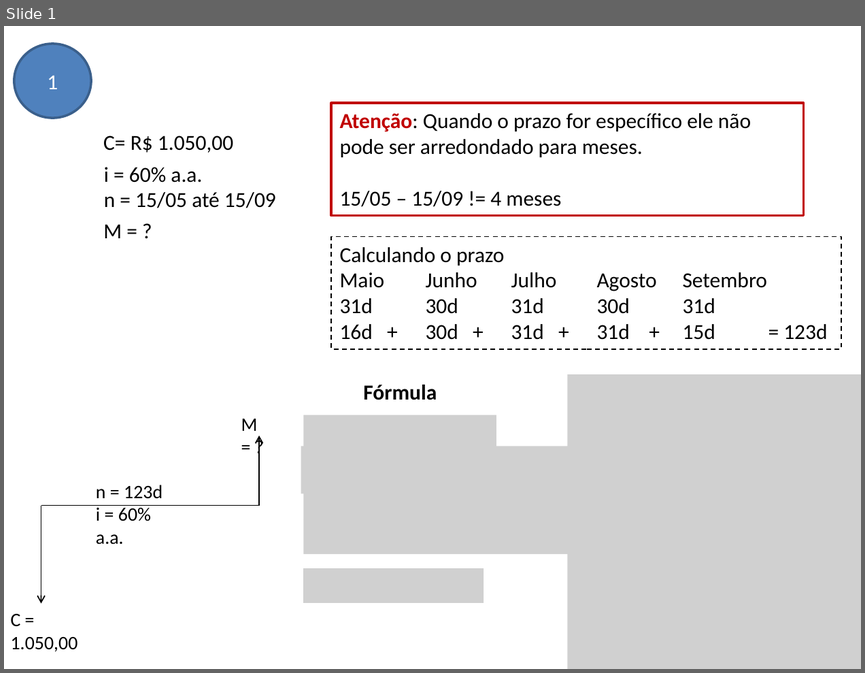
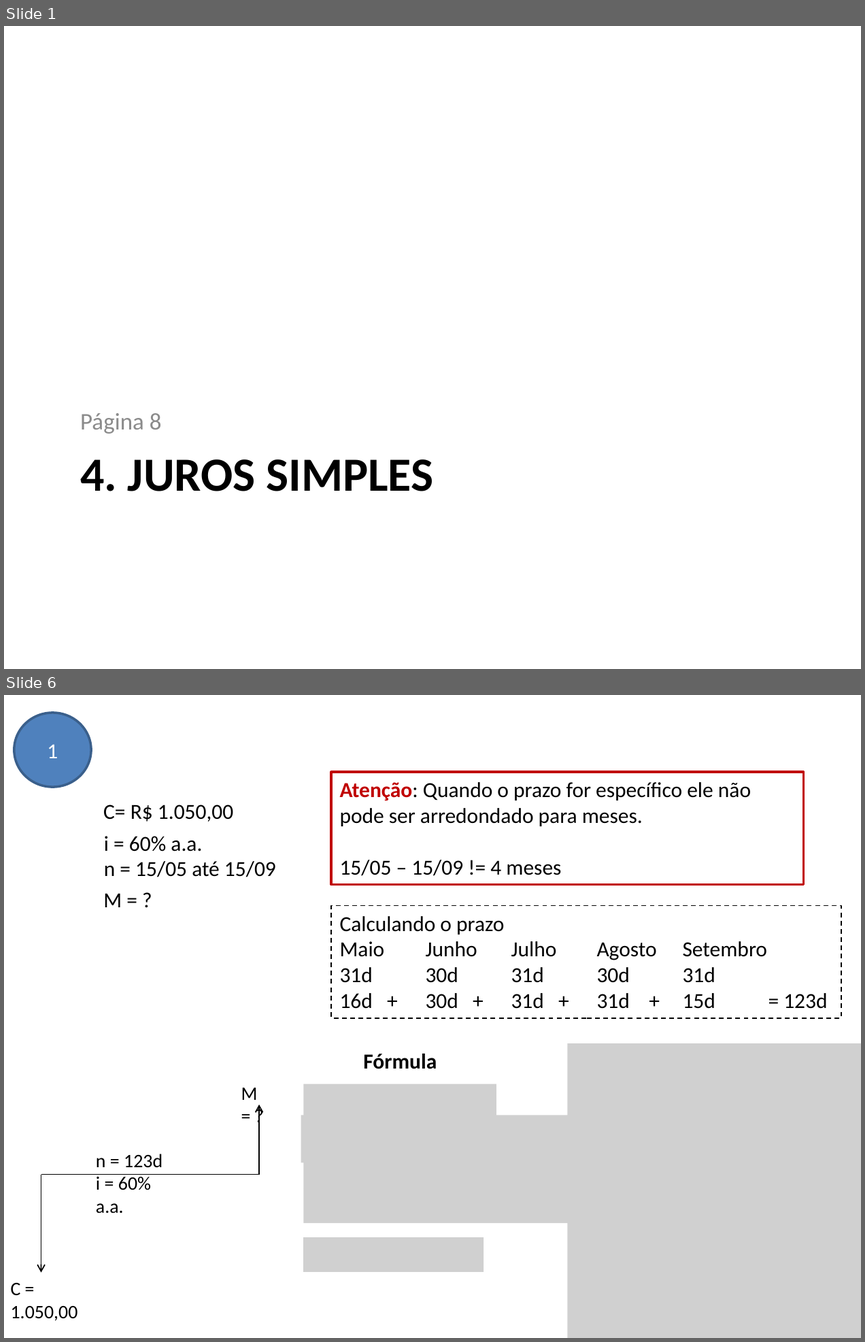
Before and after one commit to avelinoferreiragf/avelino, a slide deck: Gestao Estrategica TI/06 - Análise de Viabilidade de Projetos/Exercícios.pptx. Shown one above the other, each under a label of ours: slide 1 before the commit, slides 1 and 6 after it; the slides between them are not shown. The pictures are 865x673 and 865x1342 pixels, drawn with LibreOffice and Linux fonts; fonts in the diff are those of the drawing; grey boxes stand for pictures. Boxes give left, top, right and bottom in pixels: in the first picture for what was removed or moved away, otherwise in the second. Text is boxed around its words. In the diff, an @@ line names an element or a change of style, - is before the commit and + after.

```diff
--- a/Gestao Estrategica TI/06 - Análise de Viabilidade de Projetos/Exercícios.pptx
+++ b/Gestao Estrategica TI/06 - Análise de Viabilidade de Projetos/Exercícios.pptx
@@ slide 1 added at [4, 26, 861, 669], background #FFFFFF @@
@@ text added at [80, 413, 162, 433], 20 pt, text #8C8C8C @@
+Página 8
@@ title added at [80, 459, 434, 491], 40 pt, text #000000, bold @@
+4. JUROS SIMPLES
@@ what was slide 1 is now slide 6 @@
```
Also in this commit, not shown: 6 other slides added.
